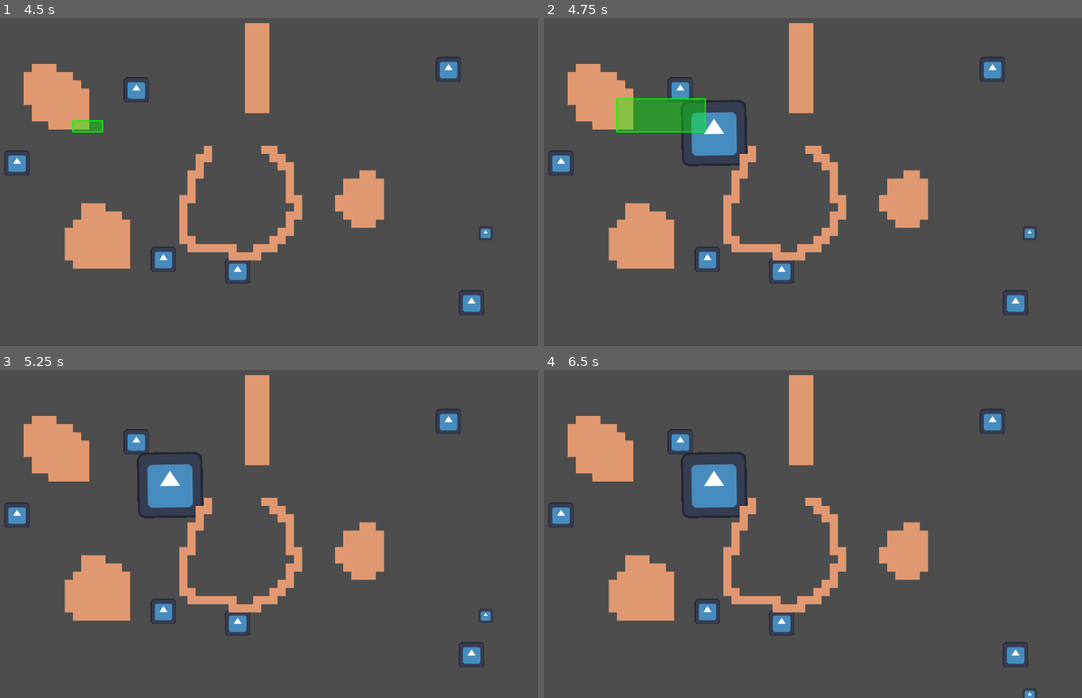
Above: before the commit, frames 1-4 (two rows, left to right).
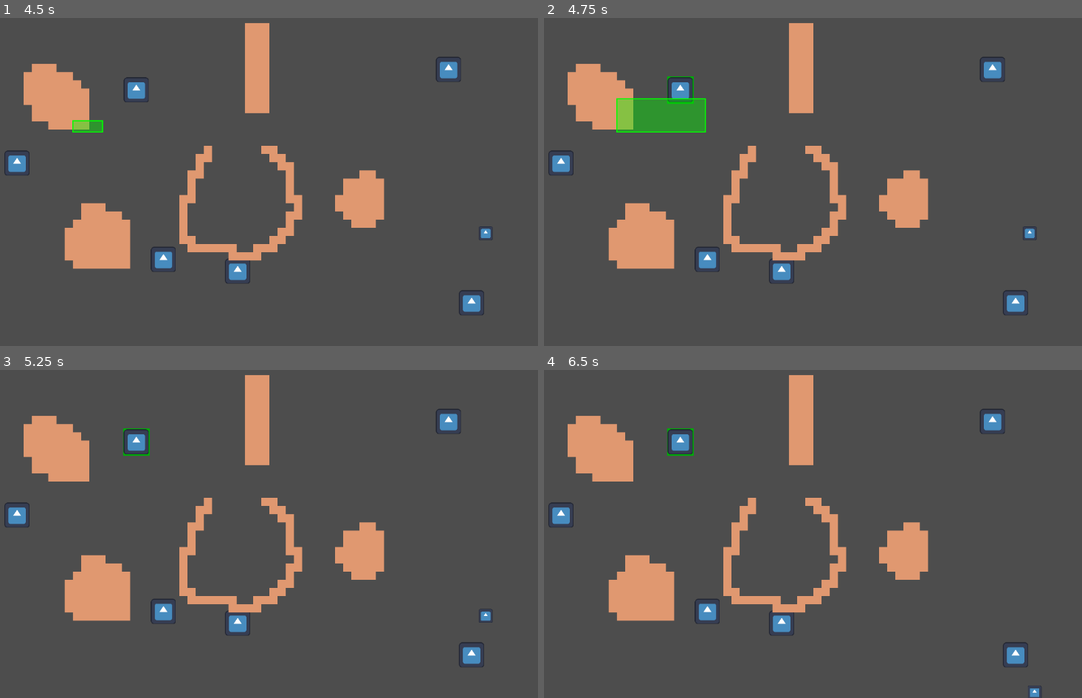
Above: after the commit, the same moments.

Repository: holonkai/GAMEJAM
Game: Godot game, scene res://node_2d.tscn
The game is run twice, just before and just after one commit, with the same random seed, the same clock (stepped at 60 frames per second) and the same inputs. The engine's default icon, where the game draws it, is replaced by a stand-in: a white triangle on a blue panel in a dark square.
Inputs (mouse positions are in pixels of both pictures, inside the frame that each line leads up to):
- Up to frame 1 (4.5 s): tap Enter at 0.5 s; move the mouse to (381, 162) at 0.52 s; hold Right (ui_right) 0.53-1.25 s; click (381, 162) at 0.67 s; drag from (134, 195) to (220, 247) at 1.27 s; move the mouse to (312, 106) at 2.02 s; hold Right (ui_right) 2.03-2.75 s; click (312, 106) at 2.17 s; tap Space at 2.75 s; drag from (220, 247) to (75, 129) at 2.77 s; move the mouse to (430, 231) at 3.52 s; hold Left (ui_left) 3.53-4.25 s; click (430, 231) at 3.67 s; drag from (75, 129) to (161, 96) at 4.27 s
- Up to frame 2 (4.75 s): no input
- Up to frame 3 (5.25 s): move the mouse to (279, 530) at 5.02 s; hold Down (ui_down) from 5.03 s (still down); click (279, 530) at 5.17 s
- Up to frame 4 (6.5 s): release Down (ui_down) at 5.75 s; drag from (705, 448) to (678, 547) at 5.77 s

Frame 1 is identical in both runs. In frame 2, 1.4% of the frame differs, in the area x 22-38%, y 17-46%; in frame 3, 1.5%; in frame 4, 1.6%, in the area x 22-93%, y 17-100%.

Commit message:
Changed some visuals

Diff:
--- a/Prefabs/minion.tscn
+++ b/Prefabs/minion.tscn
@@ -4,10 +4,17 @@
 [ext_resource type="Texture2D" uid="uid://cbldfhx6iiq5c" path="res://Sprites/icon.svg" id="2_777tc"]
 
 [sub_resource type="CircleShape2D" id="CircleShape2D_q6r6c"]
-radius = 13.3417
+radius = 27.074
 
 [node name="Minion" type="CharacterBody2D" groups=["selectableUnits"]]
 script = ExtResource("1_20mgi")
+
+[node name="Selector" type="ColorRect" parent="."]
+offset_left = -27.0
+offset_top = -48.0
+offset_right = 25.0
+offset_bottom = 6.0
+color = Color(9.09671e-06, 0.662424, 0.037319, 1)
 
 [node name="Icon" type="Sprite2D" parent="."]
 position = Vector2(-1, -21)
@@ -22,9 +29,4 @@
 wait_time = 0.83
 autostart = true
 
-[node name="Selector" type="Sprite2D" parent="."]
-rotation = -0.015708
-texture = ExtResource("2_777tc")
-centered = false
-
 [connection signal="timeout" from="Timer" to="." method="_on_timer_timeout"]
--- a/Scripts/unit_selector.gd
+++ b/Scripts/unit_selector.gd
@@ -44,12 +44,13 @@
 	return NavigationServer2D.map_get_closest_point(map,pos)
 
 func _draw():
-
+	#drawing the rectangle for the selection box
 	if not selecting: return
 	draw_rect(selectBox,Color("#00ff0066"))
 	draw_rect(selectBox,Color('#00ff00'),false,2.0)
 
 func update_selected_units():
+	#identifying which units are and arent selected
 	for unit in get_tree().get_nodes_in_group("selectableUnits"):
 		if(unit.is_in_selection_box(selectBox)):
 			unit.select()
